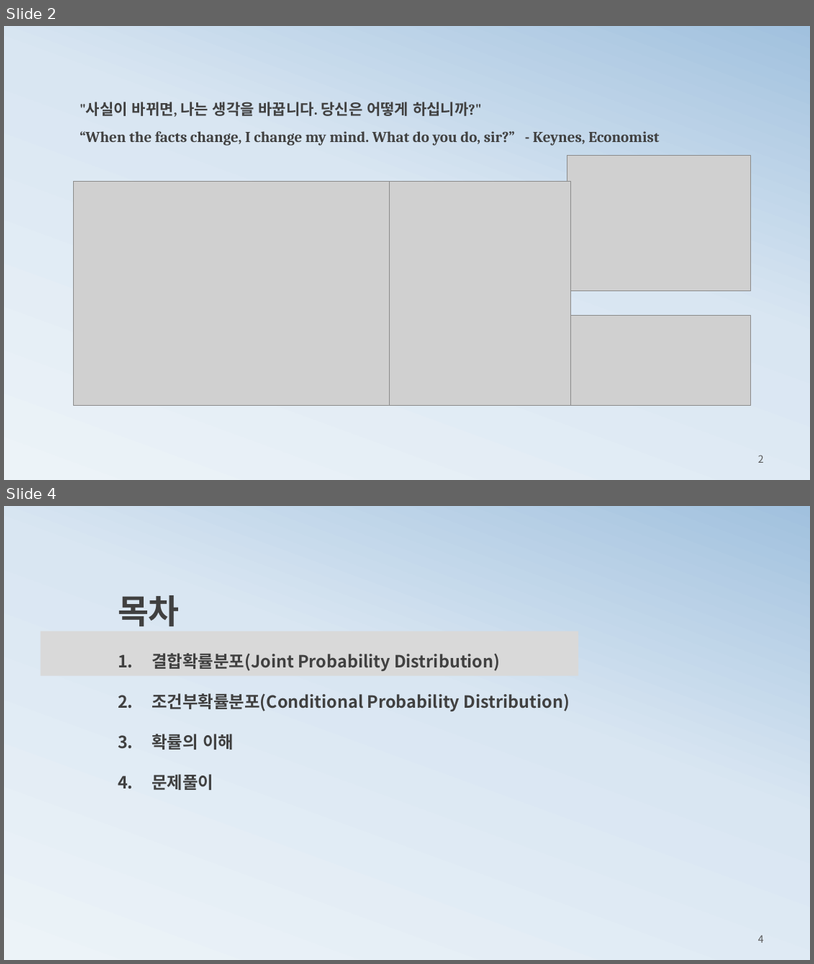
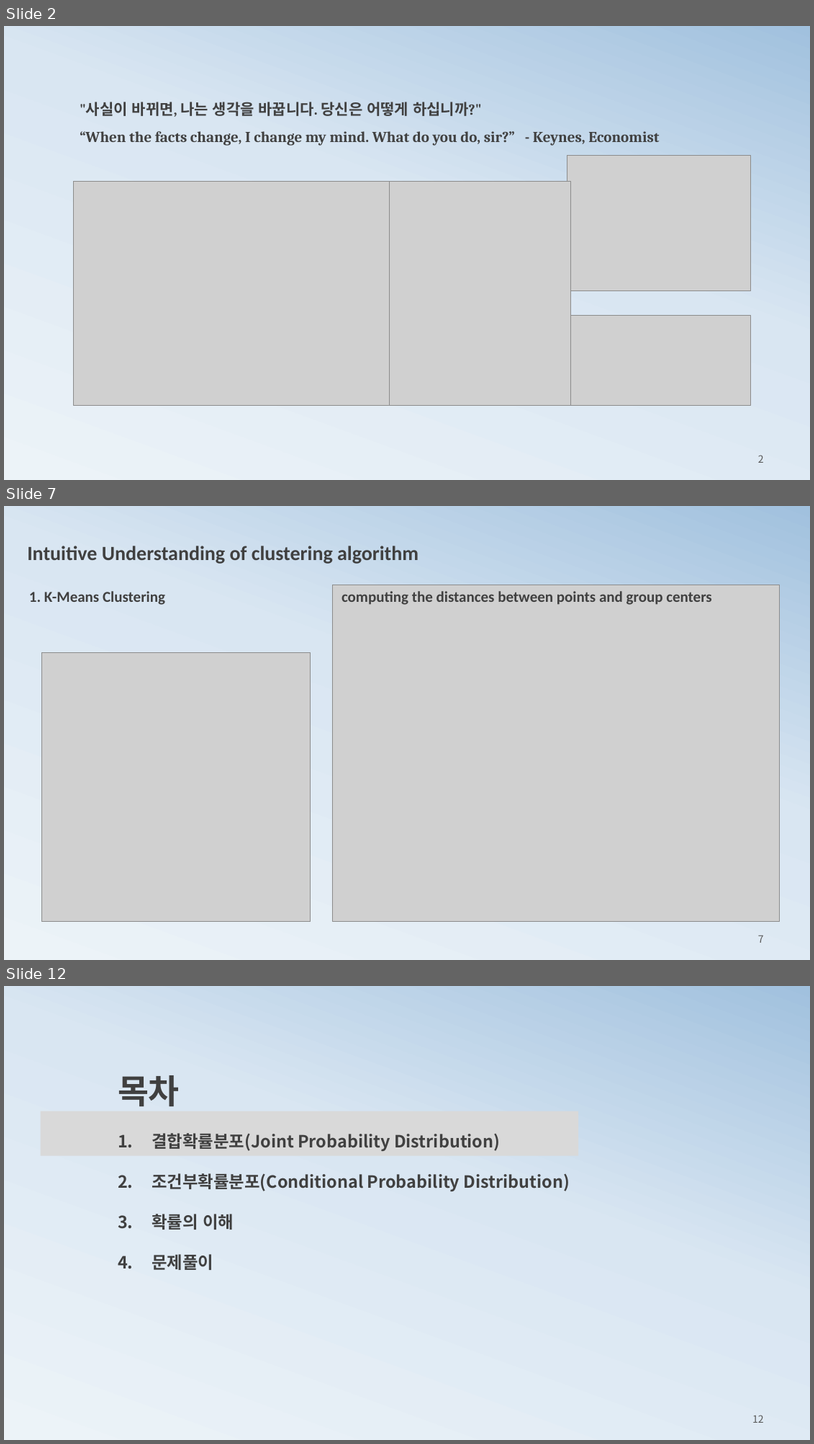
Before and after one commit to ancestor9/mathematics-for-machine-learning, a slide deck: 2_histogram2probability.pptx. Shown one above the other, each under a label of ours: slides 2 and 4 before the commit, slides 2, 7 and 12 after it; the slides between them are not shown. The pictures are 814x964 and 814x1444 pixels, drawn with LibreOffice and Linux fonts; fonts in the diff are those of the drawing; grey boxes stand for pictures. Boxes give left, top, right and bottom in pixels: in the first picture for what was removed or moved away, otherwise in the second. Text is boxed around its words. In the diff, an @@ line names an element or a change of style, - is before the commit and + after.

```diff
--- a/2_histogram2probability.pptx
+++ b/2_histogram2probability.pptx
@@ slide 7 added at (4,506,810,960), background gradient #ECF3F8 to #D9E6F2 to #A1C1DE @@
@@ text added at (27,546,419,564), 24 pt, text #404040, bold @@
+Intuitive Understanding of clustering algorithm
@@ text added at (29,591,165,605), 18 pt, text #404040, bold @@
+1. K-Means Clustering
@@ picture added at (332,585,780,921) @@
@@ text added at (342,591,712,605), 18 pt, text #404040, bold @@
+computing the distances between points and group centers
@@ picture added at (41,652,310,921) @@
@@ page number added at (759,935,764,942), 12 pt, text #595959 @@
+7
@@ what was slide 4 is now slide 12 @@
@@ page number at (753,1414,764,1422): text changed @@
-4
+12
```
Also in this commit, not shown: 1 slide changed, 7 other slides added, 1 slide removed, 1 other file.
